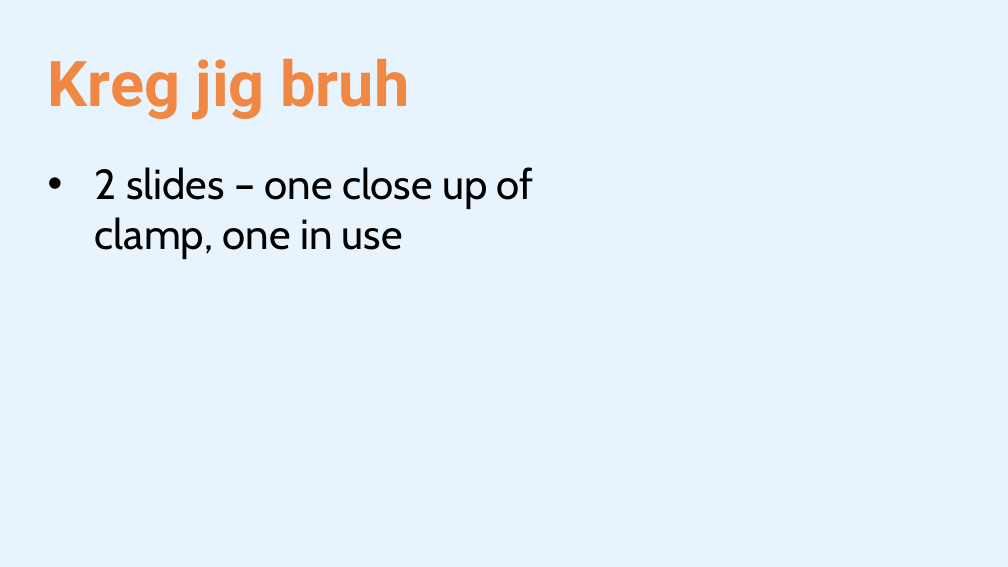
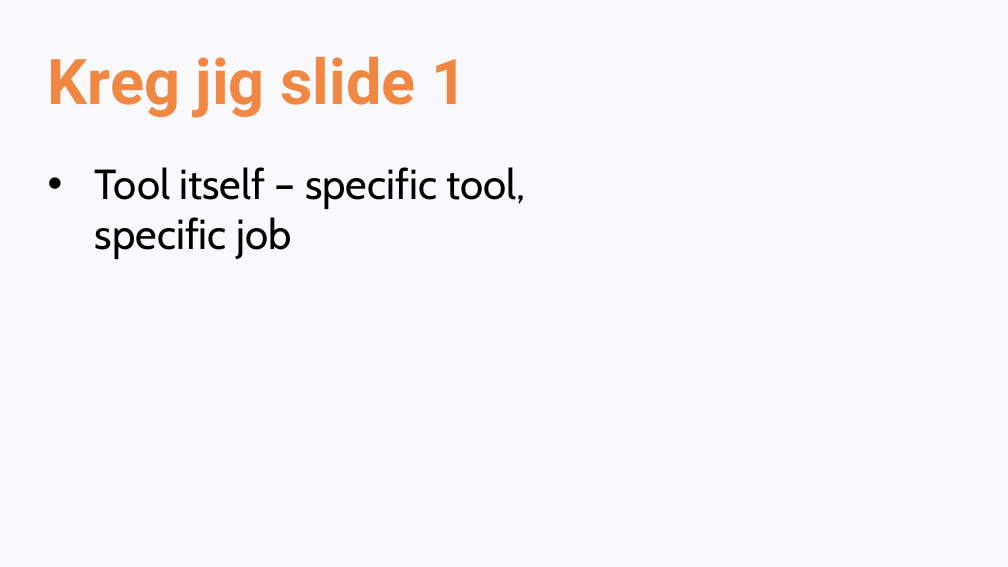
Before and after one commit to markjrieke/rstudio-conf-2022, a slide deck: slide 6 of conf_presentation.PPTX. Drawn at 1008x567 pixels with LibreOffice and Linux fonts; fonts in the diff are those of the drawing. Boxes give left, top, right and bottom in pixels: in the first picture for what was removed or moved away, otherwise in the second. Text is boxed around its words. In the diff, an @@ line names an element or a change of style, - is before the commit and + after.

```diff
--- a/conf_presentation.PPTX
+++ b/conf_presentation.PPTX
@@ background #E8F4FD to #F9F9FC @@
@@ text at (x1=48, y1=56, x2=468, y2=118): text changed @@
-Kreg jig bruh
+Kreg jig slide 1
@@ text at (x1=95, y1=167, x2=526, y2=259): text changed @@
-• 2 slides – one close up of clamp, one in use
+• Tool itself – specific tool, specific job
```
Also in this commit, not shown: 13 other slides changed, 5 slides added, 4 slides removed, 3 other files.
